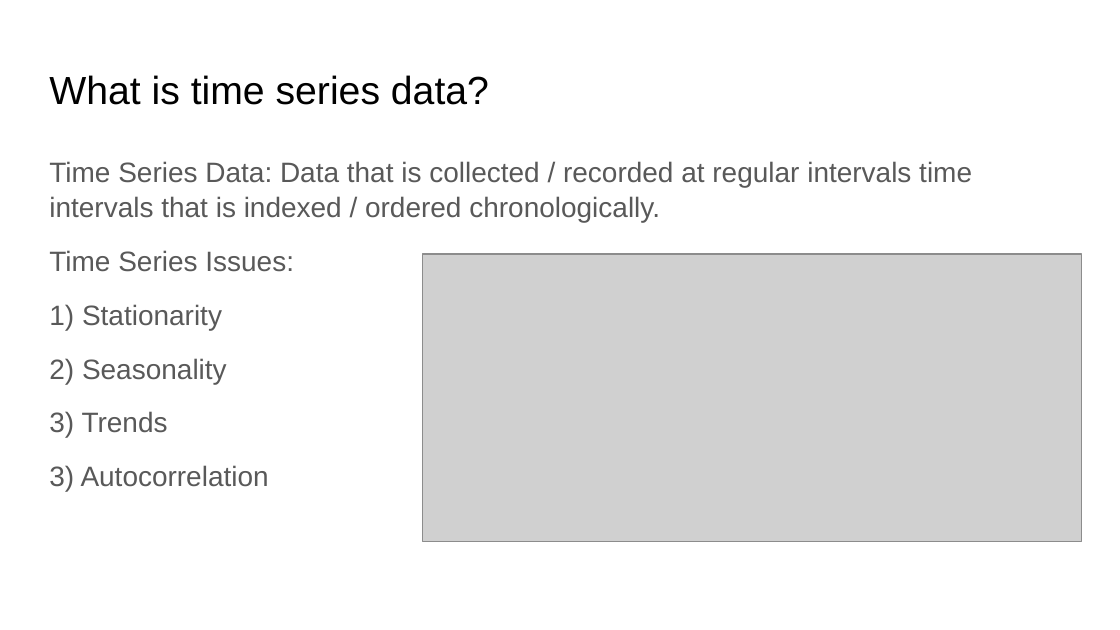
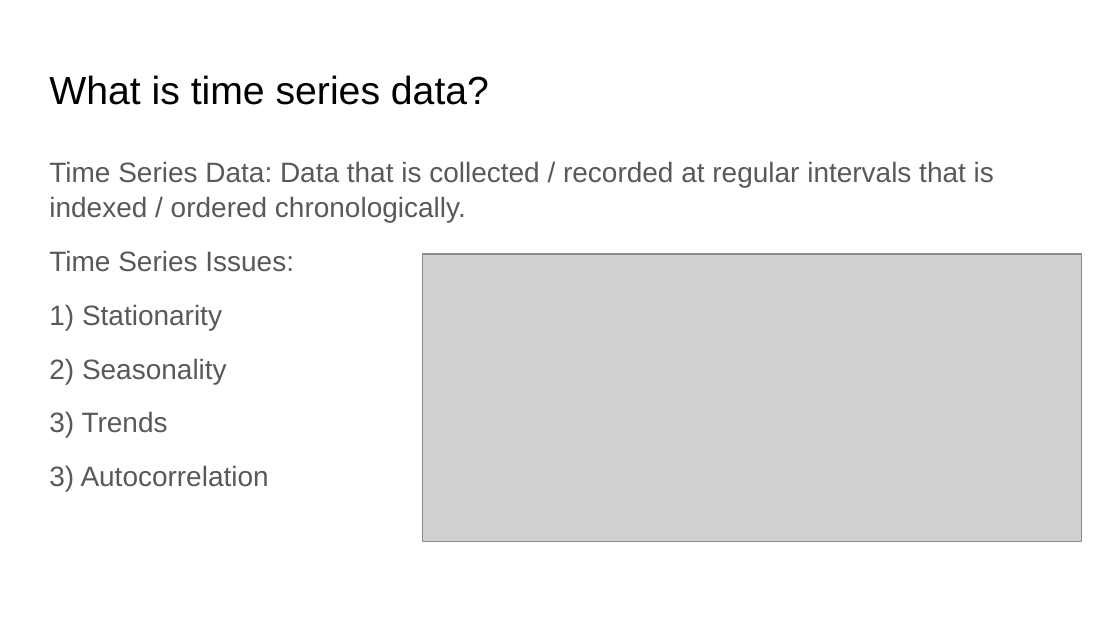
Before and after one commit to rjwrobel86/Python4Statistics, a slide deck: slide 2 of Non-Python Stats Stuff/Slides/Time Series Analysis.pptx. Drawn at 1120x630 pixels with LibreOffice and Linux fonts; fonts in the diff are those of the drawing; grey boxes stand for pictures. Boxes give left, top, right and bottom in pixels: in the first picture for what was removed or moved away, otherwise in the second. Text is boxed around its words. In the diff, an @@ line names an element or a change of style, - is before the commit and + after.

```diff
--- a/Non-Python Stats Stuff/Slides/Time Series Analysis.pptx
+++ b/Non-Python Stats Stuff/Slides/Time Series Analysis.pptx
@@ text at (49,161,994,222): text changed @@
-Time Series Data: Data that is collected / recorded at regular intervals time intervals that is indexed / ordered chronologically.
+Time Series Data: Data that is collected / recorded at regular intervals that is indexed / ordered chronologically.
```
Also in this commit, not shown: 6 other slides changed, 2 slides added, 1 slide removed, 27 other files.
